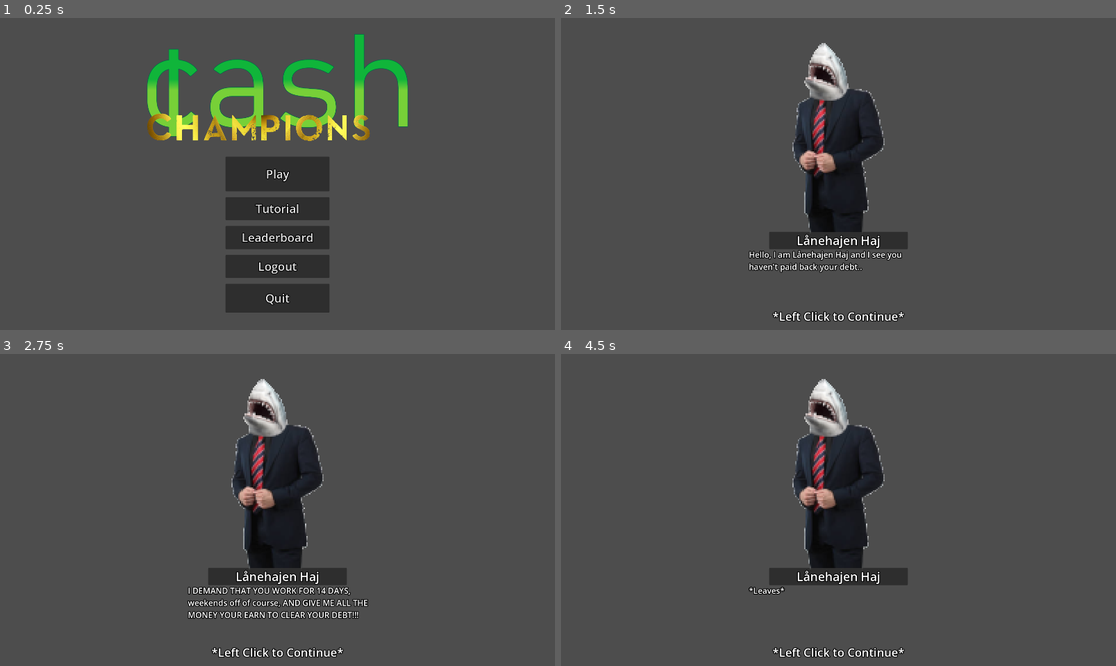
Above: before the commit, frames 1-4 (two rows, left to right).
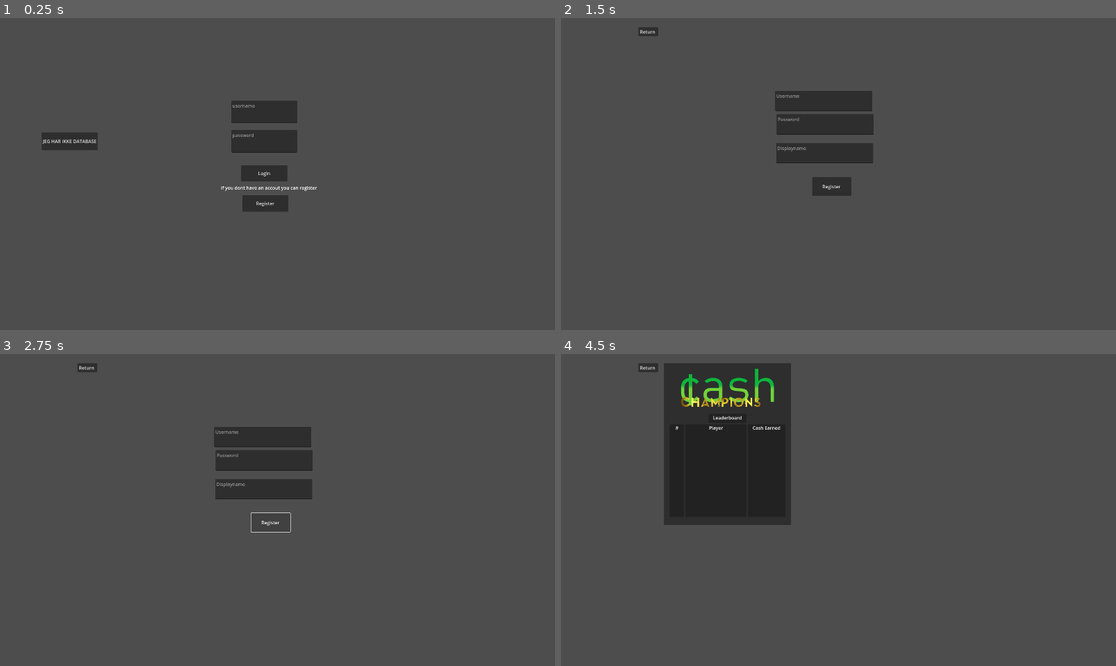
Above: after the commit, the same moments.

Repository: ThyGram/Eksamensprojekt-DDU
Game: Godot game, scene res://Menu/Login.tscn
Two runs of this game, one before a commit and one after it. Both use one fixed random seed, a clock stepped at 60 frames per second and the inputs below. Before the commit the project starts from res://MainGame/main_menu.tscn.
Inputs (mouse positions are in pixels of both pictures, inside the frame that each line leads up to):
- Up to frame 1 (0.25 s): no input
- Up to frame 2 (1.5 s): click (827, 174) at 0.5 s, where only the run after the commit has a clickable "Login"; click (827, 202) at 1.25 s, where only the run after the commit has a clickable "Register"
- Up to frame 3 (2.75 s): click (271, 522) at 2 s, where only the run after the commit has a clickable "Register"
- Up to frame 4 (4.5 s): click (649, 366) at 2.75 s, where only the run after the commit has a clickable "Return"; click (633, 478) at 3.5 s, where only the run after the commit has a clickable "JEG HAR IKKE DATABASE"; click (838, 572) at 4.25 s, where only the run after the commit has a clickable "Leaderboard"

The runs differ from the first frame. In frame 1, 14% of the frame differs, in the area x 7-74%, y 5-95%; in frame 2, 7.9%; in frame 3, 9.0%; in frame 4, 20%, in the area x 14-63%, y 3-98%.

Commit message:
LOGIN REGISTER NEW FOLDER

Diff:
--- a/GodotGame/Leaderboard.gd
+++ b/GodotGame/Database/Database.gd
@@ -1,6 +1,4 @@
 extends Control
-
-@onready var db = preload("res://Database/Database Tester.gd")
 
 var http_request : HTTPRequest = HTTPRequest.new()
 
@@ -13,12 +11,10 @@
 var request_queue : Array = []
 var is_requesting : bool = false
 
-
 func _ready():
 	randomize()
 	add_child(http_request)
 	http_request.connect("request_completed", Callable(self, "_http_request_completed"))
-	get_scores()
 
 func _process(delta):
 	if is_requesting:
@@ -85,13 +81,9 @@
 		return
 
 	if response['response']['size'] > 0:
-		$Panel/Position/PositionList.text = ""
-		$Panel/Player/PlayerList.text = ""
-		$Panel/Score/ScoreList.text = ""
+		$PlayerList.text("")
 		for n in (response['response']['size']):
-			$Panel/Position/PositionList.text = $Panel/Position/PositionList.text + str(n + 1) + "\n"
-			$Panel/Player/PlayerList.text = $Panel/Player/PlayerList.text + str(response['response'][str(n)]['displayname'] + "\n")
-			$Panel/Score/ScoreList.text = $Panel/Score/ScoreList.text + str(response['response'][str(n)]['highscore'] + "$\n")
+			$PlayerList.set_text($PlayerList.get_text() + str(response['response'][str(n)]['play']))
 	else:
 		print("No Data")
 	# If not requesting a nonce, handle other requests
@@ -110,11 +102,19 @@
 	else:
 		print("Requesting nonce")
 
+func new_player(username, password, displayname, highscore):
+
+	var command = "add_score"
+	var data = {"username": username, "passkey": password, "displayname": password, "highscore": highscore}
+	request_queue.push_back({"command": command, "data": data})
+
 func get_scores():
 	var command = "get_scores"
 	var data = {"score_offset": 0, "score_number": 10}
 	request_queue.push_back({"command": command, "data": data})
 	print("get scores")
 
-func _on_return_pressed():
-	get_tree().change_scene_to_file("res://MainGame/main_menu.tscn")
+func get_player(username, password):
+	var command = "get_player"
+	var data = {"username" : username, "passkey": password}
+	request_queue.push_back({"command": command, "data": data})
--- a/GodotGame/Database/database_tester.tscn
+++ b/GodotGame/Database/database_tester.tscn
@@ -1,6 +1,6 @@
 [gd_scene load_steps=2 format=3 uid="uid://bt878mlm6wd41"]
 
-[ext_resource type="Script" path="res://Database/Database Tester.gd" id="1_7yxgy"]
+[ext_resource type="Script" path="res://Database/Database.gd" id="1_7yxgy"]
 
 [node name="Database Tester" type="Control"]
 layout_mode = 3
--- a/GodotGame/Database/Database Tester.gd
+++ b/GodotGame/Menu/Leaderboard.gd
@@ -11,10 +11,12 @@
 var request_queue : Array = []
 var is_requesting : bool = false
 
+
 func _ready():
 	randomize()
 	add_child(http_request)
 	http_request.connect("request_completed", Callable(self, "_http_request_completed"))
+	get_scores()
 
 func _process(delta):
 	if is_requesting:
@@ -81,9 +83,13 @@
 		return
 
 	if response['response']['size'] > 0:
-		$PlayerList.text("")
+		$Panel/Position/PositionList.text = ""
+		$Panel/Player/PlayerList.text = ""
+		$Panel/Score/ScoreList.text = ""
 		for n in (response['response']['size']):
-			$PlayerList.set_text($PlayerList.get_text() + str(response['response'][str(n)]['play']))
+			$Panel/Position/PositionList.text = $Panel/Position/PositionList.text + str(n + 1) + "\n"
+			$Panel/Player/PlayerList.text = $Panel/Player/PlayerList.text + str(response['response'][str(n)]['displayname'] + "\n")
+			$Panel/Score/ScoreList.text = $Panel/Score/ScoreList.text + str(response['response'][str(n)]['highscore'] + "$\n")
 	else:
 		print("No Data")
 	# If not requesting a nonce, handle other requests
@@ -102,20 +108,11 @@
 	else:
 		print("Requesting nonce")
 
-func new_player(username, password, displayname, highscore):
-
-	var command = "add_score"
-	var data = {"username": username, "passkey": password, "displayname": password, "highscore": highscore}
-	request_queue.push_back({"command": command, "data": data})
-
 func get_scores():
 	var command = "get_scores"
 	var data = {"score_offset": 0, "score_number": 10}
 	request_queue.push_back({"command": command, "data": data})
 	print("get scores")
 
-func get_player():
-	var user_id = 2
-	var command = "get_player"
-	var data = {"user_id" : user_id}
-	request_queue.push_back({"command": command, "data": data})
+func _on_return_pressed():
+	get_tree().change_scene_to_file("res://Menu/main_menu.tscn")
--- a/GodotGame/Leaderboard.tscn
+++ b/GodotGame/Menu/Leaderboard.tscn
@@ -1,12 +1,12 @@
 [gd_scene load_steps=3 format=3 uid="uid://csebb3ucwi3vw"]
 
-[ext_resource type="Script" path="res://Leaderboard.gd" id="1_5n4ew"]
-[ext_resource type="Texture2D" uid="uid://31ioku7yp413" path="res://textures/cash champions.png" id="2_ad281"]
+[ext_resource type="Script" path="res://Menu/Leaderboard.gd" id="1_wpwcg"]
+[ext_resource type="Texture2D" uid="uid://31ioku7yp413" path="res://textures/cash champions.png" id="2_rf5u7"]
 
 [node name="Leaderboard" type="Control"]
 layout_mode = 3
 anchors_preset = 0
-script = ExtResource("1_5n4ew")
+script = ExtResource("1_wpwcg")
 
 [node name="Return" type="Button" parent="."]
 layout_mode = 1
--- /dev/null
+++ b/GodotGame/Menu/Login.gd
@@ -0,0 +1,119 @@
+extends Control
+
+var http_request : HTTPRequest = HTTPRequest.new()
+
+const SERVER_URL = "http://localhost:80/GodotSecure/db_action_secure.php"
+const SERVER_HEADERS = ["Content-Type: application/x-www-form-urlencoded", "Cache-Control: max-age=0"]
+
+const SECRET_KEY = 1234567890
+var nonce = null
+
+var request_queue : Array = []
+var is_requesting : bool = false
+
+func _on_hvisingendatabase_pressed():
+	get_tree().change_scene_to_file("res://Menu/main_menu.tscn")
+
+
+
+func _on_register_pressed():
+	get_tree().change_scene_to_file("res://Menu/Register.tscn")
+
+
+func _on_login_pressed():
+	get_player($Username.text, $Password.text)
+
+func _ready():
+	randomize()
+	add_child(http_request)
+	http_request.connect("request_completed", Callable(self, "_http_request_completed"))
+
+func _process(delta):
+	if is_requesting:
+		return
+
+	if request_queue.is_empty():
+		return
+
+	is_requesting = true
+
+	if nonce == null:
+		request_nonce()
+	else:
+		_send_request(request_queue.pop_front())
+
+func _send_request(request : Dictionary):
+	var client = HTTPClient.new()
+	var data = client.query_string_from_dict({"data": JSON.stringify(request['data'])})
+	var cnonce = str(Crypto.new().generate_random_bytes(32)).sha256_text()
+	var body = "command=" + request['command'] + "&" + data + "&cnonce=" + cnonce
+	# Generate security hash
+	var client_hash = (nonce + cnonce + body + str(SECRET_KEY)).sha256_text()
+	nonce = null
+
+	# Create custom headers for request
+	var headers = SERVER_HEADERS.duplicate()
+	headers.push_back("cnonce: " + cnonce)
+	headers.push_back("hash: " + client_hash)
+
+	# Make request to the server with custom headers
+	var err = http_request.request(SERVER_URL, headers, HTTPClient.METHOD_POST, body)
+
+	if err != OK:
+		printerr("HTTPRequest error: " + str(err))
+		return
+	else:
+		pass
+	# Debug print
+	print("Requesting...\n\tCommand: " + request["command"] + "\n\tBody: " + body)
+
+
+func _http_request_completed(_result, _response_code, _headers, _body):
+	is_requesting = false
+	if _result != HTTPRequest.RESULT_SUCCESS:
+		printerr("Error w/ connection: " + str(_result))
+		return
+
+	var response_body = _body.get_string_from_utf8()
+	# Parse JSON response
+	var json_conv = JSON.new()
+	json_conv.parse(response_body)
+	var response = json_conv.get_data()
+
+	print("Raw response: " + response_body)
+
+	if response['error'] != "none":
+		printerr("JSON parse error: " + str(response['error']))
+		return
+
+	# Check if nonce is being requested
+	if response['command'] == "get_nonce":
+		nonce = response['response']['nonce']
+		print("Got nonce: " + response['response']['nonce'])
+		return
+
+	if response['response']['size'] == 1:
+		storage.displayname = str(response['response']['0']['displayname'])
+		get_tree().change_scene_to_file("res://Menu/main_menu.tscn")
+	else:
+		print("No Data")
+	# If not requesting a nonce, handle other requests
+	print("Response Body:\n" + response_body)
+
+func request_nonce():
+	var client = HTTPClient.new()
+	var data = client.query_string_from_dict({"data": JSON.stringify({})})
+	var body = "command=get_nonce&" + data
+
+	# Make request to the server
+	var err = http_request.request(SERVER_URL, SERVER_HEADERS, HTTPClient.METHOD_POST, body)
+
+	if err != OK:
+		printerr("HTTPRequest error: " + str(err))
+	else:
+		print("Requesting nonce")
+
+func get_player(username, password):
+	var command = "get_player"
+	var data = {"username" : username, "passkey": password}
+	request_queue.push_back({"command": command, "data": data})
--- /dev/null
+++ b/GodotGame/Menu/Login.tscn
@@ -0,0 +1,62 @@
+[gd_scene load_steps=2 format=3 uid="uid://b3pk7uot5pari"]
+
+[ext_resource type="Script" path="res://Menu/Login.gd" id="1_rh1do"]
+
+[node name="Login" type="Control"]
+layout_mode = 3
+anchors_preset = 15
+anchor_right = 1.0
+anchor_bottom = 1.0
+grow_horizontal = 2
+grow_vertical = 2
+script = ExtResource("1_rh1do")
+
+[node name="Username" type="TextEdit" parent="."]
+layout_mode = 0
+offset_left = 800.0
+offset_top = 286.0
+offset_right = 1028.0
+offset_bottom = 364.0
+placeholder_text = "username"
+
+[node name="Password" type="TextEdit" parent="."]
+offset_left = 800.0
+offset_top = 388.0
+offset_right = 1028.0
+offset_bottom = 466.0
+placeholder_text = "password"
+
+[node name="Login" type="Button" parent="."]
+layout_mode = 0
+offset_left = 834.0
+offset_top = 510.0
+offset_right = 994.0
+offset_bottom = 566.0
+text = "Login"
+
+[node name="Register" type="Button" parent="."]
+offset_left = 838.0
+offset_top = 614.0
+offset_right = 998.0
+offset_bottom = 670.0
+text = "Register"
+
+[node name="Label" type="Label" parent="."]
+layout_mode = 0
+offset_left = 764.0
+offset_top = 576.0
+offset_right = 1097.0
+offset_bottom = 605.0
+text = "If you dont have an accout you can register"
+
+[node name="HVISINGENDATABASE" type="Button" parent="."]
+layout_mode = 0
+offset_left = 144.0
+offset_top = 396.0
+offset_right = 276.0
+offset_bottom = 458.0
+text = "JEG HAR IKKE DATABASE"
+
+[connection signal="pressed" from="Login" to="." method="_on_login_pressed"]
+[connection signal="pressed" from="Register" to="." method="_on_register_pressed"]
+[connection signal="pressed" from="HVISINGENDATABASE" to="." method="_on_hvisingendatabase_pressed"]
--- /dev/null
+++ b/GodotGame/Menu/Register.gd
@@ -0,0 +1,114 @@
+extends Control
+
+var http_request : HTTPRequest = HTTPRequest.new()
+
+const SERVER_URL = "http://localhost:80/GodotSecure/db_action_secure.php"
+const SERVER_HEADERS = ["Content-Type: application/x-www-form-urlencoded", "Cache-Control: max-age=0"]
+
+const SECRET_KEY = 1234567890
+var nonce = null
+
+var request_queue : Array = []
+var is_requesting : bool = false
+
+func _on_register_pressed():
+	new_player($Username.text, $Password.text, $Displayname.text, 0)
+
+
+func _ready():
+	randomize()
+	add_child(http_request)
+	http_request.connect("request_completed", Callable(self, "_http_request_completed"))
+
+func _process(delta):
+	if is_requesting:
+		return
+
+	if request_queue.is_empty():
+		return
+
+	is_requesting = true
+
+	if nonce == null:
+		request_nonce()
+	else:
+		_send_request(request_queue.pop_front())
+
+func _send_request(request : Dictionary):
+	var client = HTTPClient.new()
+	var data = client.query_string_from_dict({"data": JSON.stringify(request['data'])})
+	var cnonce = str(Crypto.new().generate_random_bytes(32)).sha256_text()
+	var body = "command=" + request['command'] + "&" + data + "&cnonce=" + cnonce
+	# Generate security hash
+	var client_hash = (nonce + cnonce + body + str(SECRET_KEY)).sha256_text()
+	nonce = null
+
+	# Create custom headers for request
+	var headers = SERVER_HEADERS.duplicate()
+	headers.push_back("cnonce: " + cnonce)
+	headers.push_back("hash: " + client_hash)
+
+	# Make request to the server with custom headers
+	var err = http_request.request(SERVER_URL, headers, HTTPClient.METHOD_POST, body)
+
+	if err != OK:
+		printerr("HTTPRequest error: " + str(err))
+		return
+	else:
+		pass
+	# Debug print
+	print("Requesting...\n\tCommand: " + request["command"] + "\n\tBody: " + body)
+
+
+func _http_request_completed(_result, _response_code, _headers, _body):
+	is_requesting = false
+	if _result != HTTPRequest.RESULT_SUCCESS:
+		printerr("Error w/ connection: " + str(_result))
+		return
+
+	var response_body = _body.get_string_from_utf8()
+	# Parse JSON response
+	var json_conv = JSON.new()
+	json_conv.parse(response_body)
+	var response = json_conv.get_data()
+
+	print("Raw response: " + response_body)
+
+	if response['error'] != "none":
+		printerr("JSON parse error: " + str(response['error']))
+		return
+
+	# Check if nonce is being requested
+	if response['command'] == "get_nonce":
+		nonce = response['response']['nonce']
+		print("Got nonce: " + response['response']['nonce'])
+		return
+
+	if response['error'] == "none":
+		get_tree().change_scene_to_file("res://Menu/Login.tscn")
+	else:
+		print("No Data")
+	# If not requesting a nonce, handle other requests
+	print("Response Body:\n" + response_body)
+
+func request_nonce():
+	var client = HTTPClient.new()
+	var data = client.query_string_from_dict({"data": JSON.stringify({})})
+	var body = "command=get_nonce&" + data
+
+	# Make request to the server
+	var err = http_request.request(SERVER_URL, SERVER_HEADERS, HTTPClient.METHOD_POST, body)
+
+	if err != OK:
+		printerr("HTTPRequest error: " + str(err))
+	else:
+		print("Requesting nonce")
+
+func new_player(username, password, displayname, highscore):
+
+	var command = "add_score"
+	var data = {"username": username, "passkey": password, "displayname": displayname, "highscore": highscore}
+	request_queue.push_back({"command": command, "data": data})
+
+func _on_return_pressed():
+	get_tree().change_scene_to_file("res://Menu/Login.tscn")
--- /dev/null
+++ b/GodotGame/Menu/Register.tscn
@@ -0,0 +1,52 @@
+[gd_scene load_steps=2 format=3 uid="uid://bd4kw46cta5u6"]
+
+[ext_resource type="Script" path="res://Menu/Register.gd" id="1_2ip0w"]
+
+[node name="Register" type="Control"]
+layout_mode = 3
+anchors_preset = 15
+anchor_right = 1.0
+anchor_bottom = 1.0
+grow_horizontal = 2
+grow_vertical = 2
+script = ExtResource("1_2ip0w")
+
+[node name="Username" type="TextEdit" parent="."]
+layout_mode = 0
+offset_left = 741.0
+offset_top = 252.0
+offset_right = 1077.0
+offset_bottom = 323.0
+placeholder_text = "Username"
+
+[node name="Password" type="TextEdit" parent="."]
+offset_left = 746.0
+offset_top = 333.0
+offset_right = 1082.0
+offset_bottom = 404.0
+placeholder_text = "Password"
+
+[node name="Displayname" type="TextEdit" parent="."]
+offset_left = 744.0
+offset_top = 433.0
+offset_right = 1080.0
+offset_bottom = 504.0
+placeholder_text = "Displayname"
+
+[node name="Register" type="Button" parent="."]
+layout_mode = 0
+offset_left = 869.0
+offset_top = 551.0
+offset_right = 1004.0
+offset_bottom = 616.0
+text = "Register"
+
+[node name="Return" type="Button" parent="."]
+offset_left = 268.0
+offset_top = 32.0
+offset_right = 336.0
+offset_bottom = 63.0
+text = "Return "
+
+[connection signal="pressed" from="Register" to="." method="_on_register_pressed"]
+[connection signal="pressed" from="Return" to="." method="_on_return_pressed"]
--- a/GodotGame/MainGame/main_menu.gd
+++ b/GodotGame/Menu/main_menu.gd
@@ -18,11 +18,11 @@
 	get_tree().change_scene_to_file("res://MainGame/main_game_doorchat.tscn")
 
 func _on_leaderboard_pressed():
-	get_tree().change_scene_to_file("res://leaderboard.tscn")
+	get_tree().change_scene_to_file("res://Menu/Leaderboard.tscn")
 
 func _on_logout_pressed():
-	#Reset current display name???
-	get_tree().change_scene_to_file("res://login.tscn")
+	storage.displayname = ""
+	get_tree().change_scene_to_file("res://Menu/Login.tscn")
 
 func _on_quit_pressed():
 	get_tree().quit()
--- a/GodotGame/MainGame/main_menu.tscn
+++ b/GodotGame/Menu/main_menu.tscn
@@ -1,6 +1,6 @@
 [gd_scene load_steps=3 format=3 uid="uid://f61lo1rvo8h"]
 
-[ext_resource type="Script" path="res://MainGame/main_menu.gd" id="1_pqr06"]
+[ext_resource type="Script" path="res://Menu/main_menu.gd" id="1_pqr06"]
 [ext_resource type="Texture2D" uid="uid://31ioku7yp413" path="res://textures/cash champions.png" id="2_ghxd5"]
 
 [node name="MainMenu" type="Control"]
--- a/GodotGame/PopUps/AreYouSure.gd
+++ b/GodotGame/PopUps/AreYouSure.gd
@@ -2,9 +2,8 @@
 
 func _on_yes_pressed():
 	storage.PlayerPosition = self.global_position
+	get_tree().paused = false
 	get_parent().NewDay()
-	get_tree().paused = false
-	queue_free()
 
 
 func _on_no_pressed():
--- a/GodotGame/PopUps/PauseMenu.gd
+++ b/GodotGame/PopUps/PauseMenu.gd
@@ -18,4 +18,4 @@
 func _on_quit_pressed():
 	get_tree().paused = false
 	queue_free()
-	get_tree().change_scene_to_file("res://MainGame/main_menu.tscn")
+	get_tree().change_scene_to_file("res://Menu/main_menu.tscn")
--- a/GodotGame/PopUps/PauseMenu.tscn
+++ b/GodotGame/PopUps/PauseMenu.tscn
@@ -4,7 +4,7 @@
 
 [node name="PauseMenu" type="Control"]
 process_mode = 3
-z_index = 5
+z_index = 4
 layout_mode = 3
 anchors_preset = 15
 anchor_right = 1.0
@@ -15,57 +15,39 @@
 
 [node name="Panel" type="Panel" parent="."]
 layout_mode = 0
-offset_left = 600.0
-offset_top = 380.0
-offset_right = 1320.0
-offset_bottom = 700.0
+offset_left = 632.0
+offset_top = 355.0
+offset_right = 1221.0
+offset_bottom = 639.0
 
 [node name="Title" type="Label" parent="Panel"]
-layout_mode = 1
-anchors_preset = 10
-anchor_right = 1.0
-offset_bottom = 141.0
-grow_horizontal = 2
-theme_override_colors/font_outline_color = Color(0, 0, 0, 1)
-theme_override_constants/outline_size = 10
-theme_override_font_sizes/font_size = 50
-text = "Game Paused
-Day X"
-horizontal_alignment = 1
-
-[node name="Continue" type="Button" parent="Panel"]
 layout_mode = 1
 anchors_preset = 5
 anchor_left = 0.5
 anchor_right = 0.5
-offset_left = -120.0
-offset_top = 160.0
-offset_right = 120.0
-offset_bottom = 220.0
+offset_left = -20.0
+offset_right = 20.0
+offset_bottom = 23.0
 grow_horizontal = 2
-theme_override_colors/font_color = Color(1, 1, 1, 1)
-theme_override_colors/font_outline_color = Color(0, 0, 0, 1)
-theme_override_constants/outline_size = 10
 theme_override_font_sizes/font_size = 30
+text = "Game Paused DAY X"
+
+[node name="Continue" type="Button" parent="Panel"]
+layout_mode = 0
+offset_left = 193.0
+offset_top = 71.0
+offset_right = 384.0
+offset_bottom = 139.0
+theme_override_font_sizes/font_size = 20
 text = "Continue"
 
 [node name="Quit" type="Button" parent="Panel"]
-layout_mode = 1
-anchors_preset = 7
-anchor_left = 0.5
-anchor_top = 1.0
-anchor_right = 0.5
-anchor_bottom = 1.0
-offset_left = -120.0
-offset_top = -80.0
-offset_right = 120.0
-offset_bottom = -20.0
-grow_horizontal = 2
-grow_vertical = 0
-theme_override_colors/font_color = Color(1, 1, 1, 1)
-theme_override_colors/font_outline_color = Color(0, 0, 0, 1)
-theme_override_constants/outline_size = 10
-theme_override_font_sizes/font_size = 30
+layout_mode = 0
+offset_left = 191.0
+offset_top = 161.0
+offset_right = 386.0
+offset_bottom = 217.0
+theme_override_font_sizes/font_size = 20
 text = "Quit"
 
 [connection signal="pressed" from="Panel/Continue" to="." method="_on_continue_pressed"]
--- a/GodotGame/SingleTon.gd
+++ b/GodotGame/SingleTon.gd
@@ -4,7 +4,7 @@
 signal news_changed
 signal gamewatch_changed
 
-var DisplayUsername : String
+var displayname : String
 var Money : int = 500
 var Day : int = 1
 var Highscore : int
@@ -35,7 +35,7 @@
 	}
 
 func _ready():
-	DisplayUsername = storage.DisplayUsername
+	displayname = storage.displayname
 	Money = storage.Money
 	Highscore = storage.Highscore
 	GameStarted = storage.GameStarted
--- a/GodotGame/project.godot
+++ b/GodotGame/project.godot
@@ -11,7 +11,7 @@
 [application]
 
 config/name="DDU Eksamensprojekt"
-run/main_scene="res://MainGame/main_menu.tscn"
+run/main_scene="res://Menu/Login.tscn"
 config/features=PackedStringArray("4.2", "Forward Plus")
 config/icon="res://textures/icon.svg"
 
Not shown: 1 places in GodotGame/Menu/Leaderboard.tscn that only renumber resources
